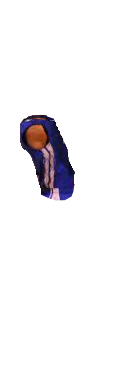
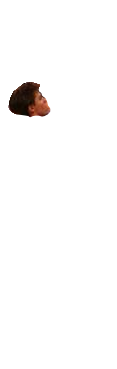
Two versions of the same layered image (117x369). Layer-by-layer changes:
hid "Torso" over [20,114,75,201]
showed "Head", painted on it over [8,82,51,122]
